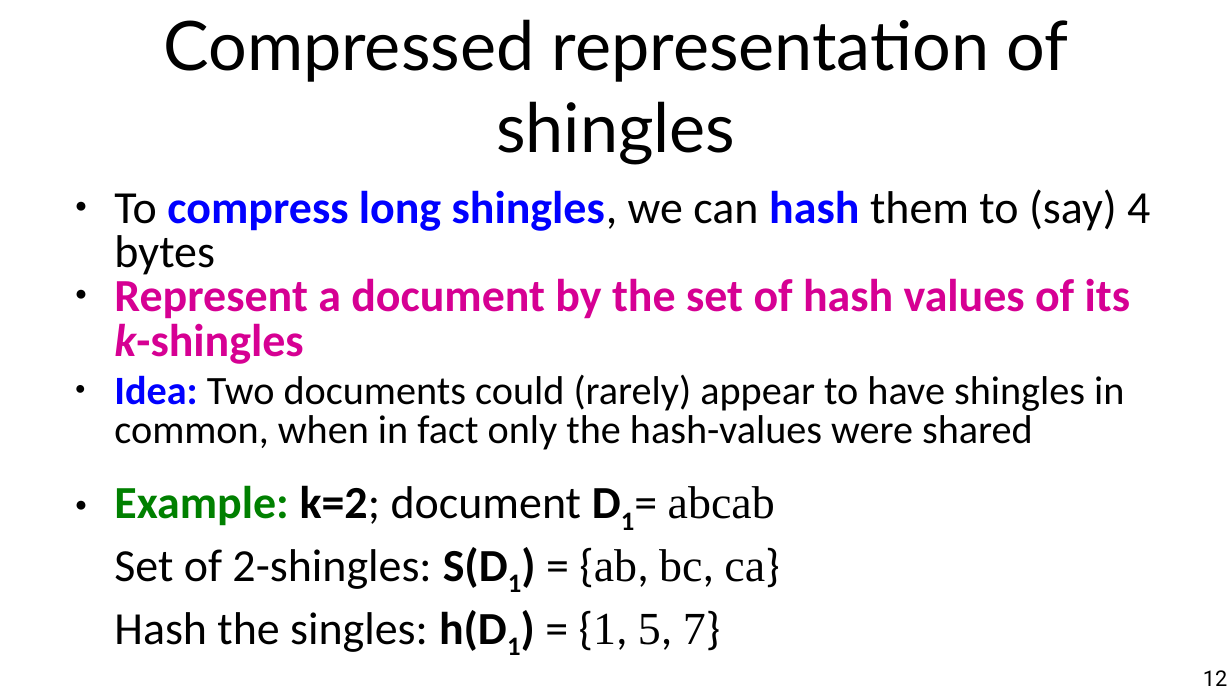
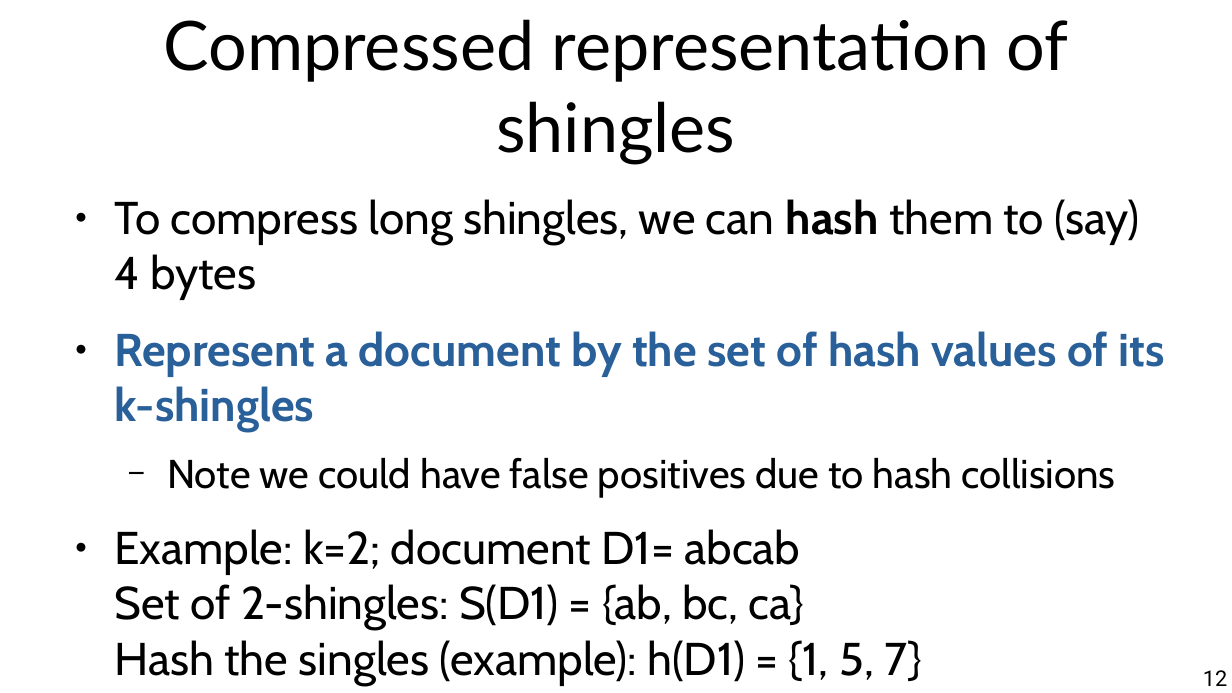
Before and after one commit to marco-calautti/data-mining-course, a slide deck: slide 12 of theory/odp/tt08_near_duplicates.odp. Drawn at 1232x693 pixels with LibreOffice and Linux fonts; fonts in the diff are those of the drawing. Boxes give left, top, right and bottom in pixels: in the first picture for what was removed or moved away, otherwise in the second. Text is boxed around its words. In the diff, an @@ line names an element or a change of style, - is before the commit and + after.

```diff
--- a/theory/odp/tt08_near_duplicates.odp
+++ b/theory/odp/tt08_near_duplicates.odp
@@ text at (114, 199, 1165, 432): font Calibri to Cabin in "To compress long shingles, we can hash ...", "Represent a document by the set of ..."; text colour #0000FF to #000000 in "compress long shingles, hash"; bold off in "compress long shingles,"; text colour #D60093 to #2A6099 in "Represent a document by the set of ..."; italic off in "k-shingles"; line spacing 0.8 to 1; more space between paragraphs @@
@@ text at (114, 458, 1116, 686): text changed; size 25.9 to 29.6 pt; font Calibri to Cabin @@
-● Idea: Two documents could (rarely) appear to have shingles in common, when in fact only the hash-values were shared
-● Example: k=2; document D1= abcab
-  Set of 2-shingles: S(D1) = {ab, bc, ca}
-  Hash the singles: h(D1) = {1, 5, 7}
+  − Note we could have false positives due to hash collisions
+● Example: k=2; document D1= abcab
+  Set of 2-shingles: S(D1) = {ab, bc, ca}
+  Hash the singles (example): h(D1) = {1, 5, 7}
```
Also in this commit, not shown: 8 other slides changed, 3 other files.
